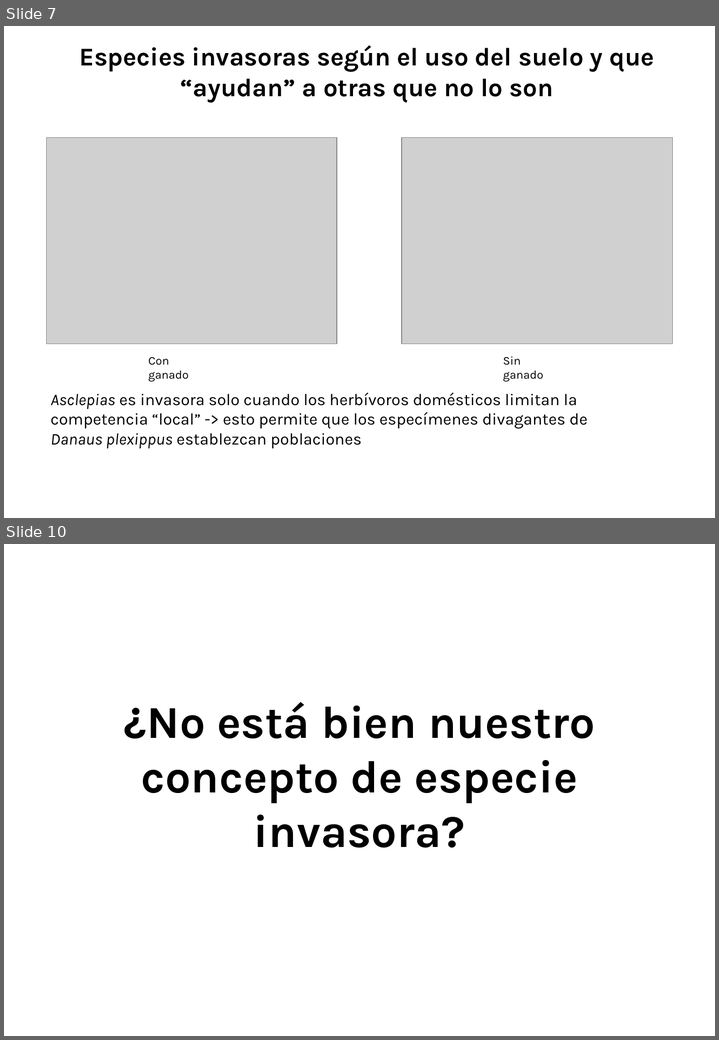
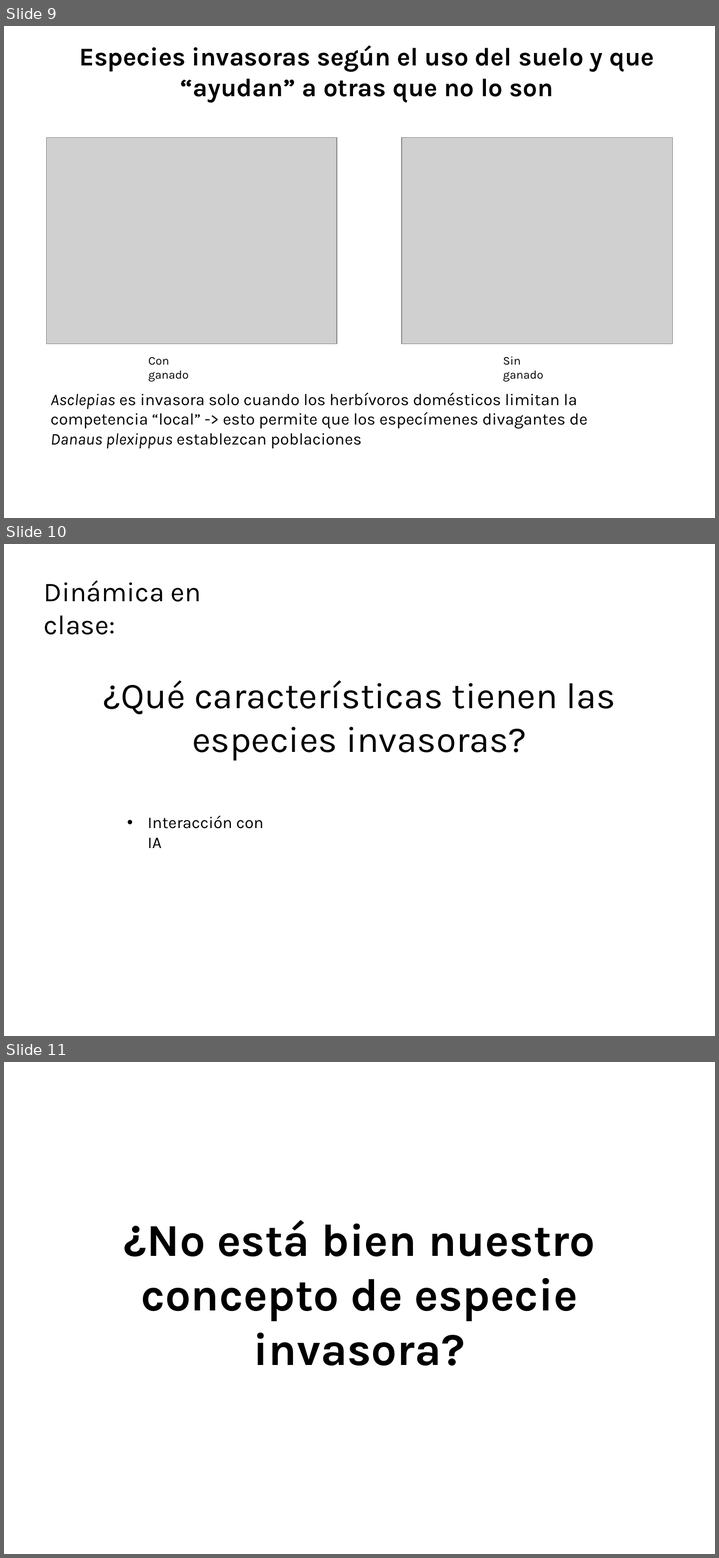
Before and after one commit to aprendiendo-cosas/Te_general_invasoras_IEEI_masterbio_UCO, a slide deck: presentacion/1_que_es_invasora.pptx. Shown one above the other, each under a label of ours: slides 7 and 10 before the commit, slides 9, 10 and 11 after it; the slides between them are not shown. The pictures are 719x1040 and 719x1558 pixels, drawn with LibreOffice and Linux fonts; fonts in the diff are those of the drawing; grey boxes stand for pictures. Boxes give left, top, right and bottom in pixels: in the first picture for what was removed or moved away, otherwise in the second. Text is boxed around its words. In the diff, an @@ line names an element or a change of style, - is before the commit and + after.

```diff
--- a/presentacion/1_que_es_invasora.pptx
+++ b/presentacion/1_que_es_invasora.pptx
@@ slide 10 added at [4,544,715,1036], background #FFFFFF @@
@@ text added at [44,580,201,635], 30 pt, text #000000 @@
+Dinámica en clase:
@@ text added at [103,680,615,761], 40 pt, text #000000 @@
+¿Qué características tienen las especies invasoras?
@@ text added at [148,816,264,848], 18 pt, text #000000 @@
+• Interacción con IA
@@ what was slide 7 is now slide 9 @@
@@ what was slide 10 is now slide 11 @@
```
Also in this commit, not shown: 1 slide changed, 1 other slide added, 1 slide removed.
